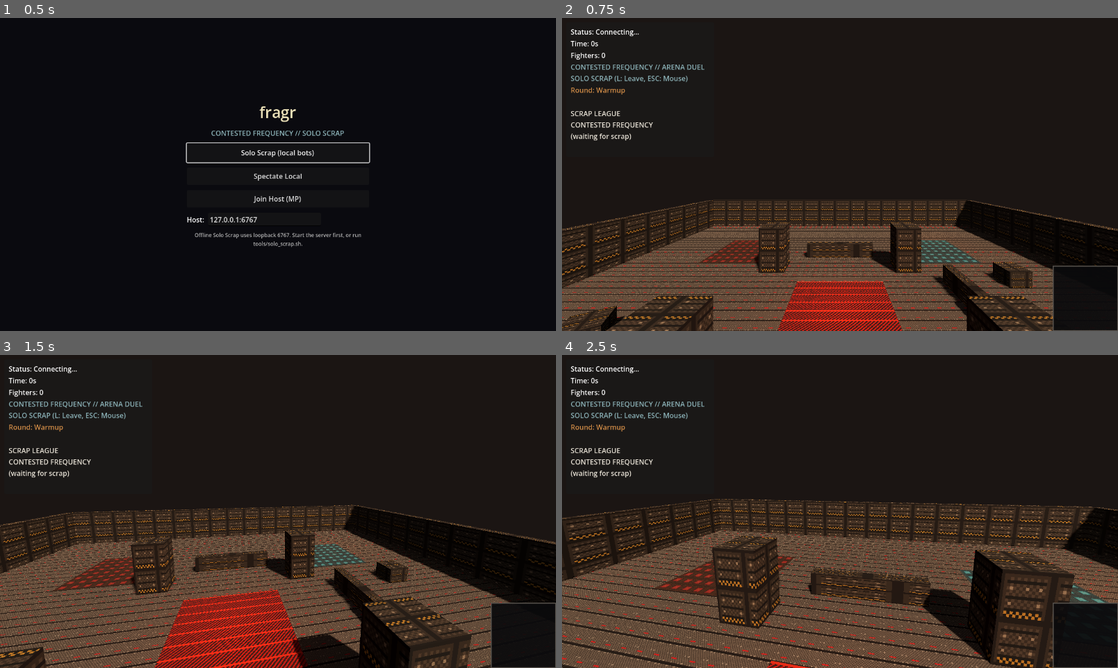
Above: before the commit, frames 1-4 (two rows, left to right).
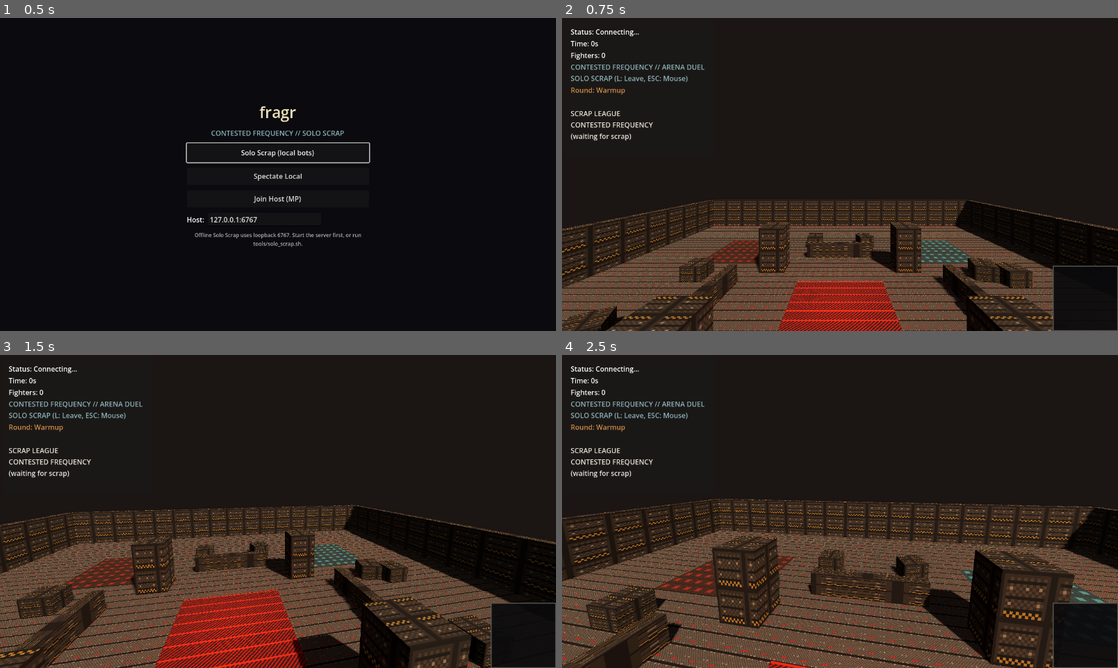
Above: after the commit, the same moments.

Repository: blisspixel/doomy
Game: Godot game, scene res://scenes/boot_menu.tscn
The game is run twice, just before and just after one commit, with the same random seed, the same clock (stepped at 60 frames per second) and the same inputs.
Inputs (mouse positions are in pixels of both pictures, inside the frame that each line leads up to):
- Up to frame 1 (0.5 s): no input
- Up to frame 2 (0.75 s): click "Solo Scrap (local bots)" at 0.5 s
- Up to frame 3 (1.5 s): tap Enter at 1.25 s; move the mouse to (305, 511) at 1.27 s; press the mouse at (305, 511) at 1.28 s; hold W (move_forward) from 1.28 s (still down)
- Up to frame 4 (2.5 s): keep holding W (move_forward); move the mouse to (812, 511) at 2.02 s; release the mouse at (812, 511) at 2.03 s; tap F (toggle_follow) at 2.1 s

Frame 1 is identical in both runs. In frame 2, 1.2% of the frame differs, in the area x 5-79%, y 68-100%; in frame 3, 2.8%; in frame 4, 3.2%, in the area x 0-66%, y 62-100%.

Commit message:
feat: arena choke geometry for Quake scrap fight lanes
Add authoritative scrap solids (pillars, N/S/E/W low walls, crate
clusters) so move and hitscan respect cover. Godot arena gains matching
symmetric chokes. Pads, Solo Scrap, and Compliance Drone stay clear.
Regenerate tip stills; tip priority is chokes NOW (health pads shipped).

Diff:
--- a/client/scenes/arena.tscn
+++ b/client/scenes/arena.tscn
@@ -238,3 +238,53 @@
 transform = Transform3D(-4.37114e-08, 0, 1, 0, 1, 0, -1, 0, -4.37114e-08, 10, 0.8, 0)
 mesh = SubResource("BoxMesh_lowwall")
 surface_material_override/0 = SubResource("StandardMaterial3D_scrap")
+
+[node name="LowWallSouth" type="MeshInstance3D" parent="."]
+transform = Transform3D(1, 0, 0, 0, 1, 0, 0, 0, 1, 0, 0.8, 10)
+mesh = SubResource("BoxMesh_lowwall")
+surface_material_override/0 = SubResource("StandardMaterial3D_scrap")
+
+[node name="LowWallWest" type="MeshInstance3D" parent="."]
+transform = Transform3D(-4.37114e-08, 0, 1, 0, 1, 0, -1, 0, -4.37114e-08, -10, 0.8, 0)
+mesh = SubResource("BoxMesh_lowwall")
+surface_material_override/0 = SubResource("StandardMaterial3D_scrap")
+
+[node name="CrateN1" type="MeshInstance3D" parent="."]
+transform = Transform3D(1, 0, 0, 0, 1, 0, 0, 0, 1, -3.5, 0.7, -14)
+mesh = SubResource("BoxMesh_crate")
+surface_material_override/0 = SubResource("StandardMaterial3D_scrap")
+
+[node name="CrateN2" type="MeshInstance3D" parent="."]
+transform = Transform3D(0.965926, 0, 0.258819, 0, 1, 0, -0.258819, 0, 0.965926, 3.5, 0.7, -14)
+mesh = SubResource("BoxMesh_crate")
+surface_material_override/0 = SubResource("StandardMaterial3D_scrap")
+
+[node name="CrateS1" type="MeshInstance3D" parent="."]
+transform = Transform3D(1, 0, 0, 0, 1, 0, 0, 0, 1, -3.5, 0.7, 14)
+mesh = SubResource("BoxMesh_crate")
+surface_material_override/0 = SubResource("StandardMaterial3D_scrap")
+
+[node name="CrateS2" type="MeshInstance3D" parent="."]
+transform = Transform3D(0.866025, 0, -0.5, 0, 1, 0, 0.5, 0, 0.866025, 3.5, 0.7, 14)
+mesh = SubResource("BoxMesh_crate")
+surface_material_override/0 = SubResource("StandardMaterial3D_scrap")
+
+[node name="CrateW1" type="MeshInstance3D" parent="."]
+transform = Transform3D(1, 0, 0, 0, 1, 0, 0, 0, 1, -14, 0.7, -5)
+mesh = SubResource("BoxMesh_crate")
+surface_material_override/0 = SubResource("StandardMaterial3D_scrap")
+
+[node name="CrateW2" type="MeshInstance3D" parent="."]
+transform = Transform3D(0.939693, 0, 0.34202, 0, 1, 0, -0.34202, 0, 0.939693, -14, 0.7, 5)
+mesh = SubResource("BoxMesh_crate")
+surface_material_override/0 = SubResource("StandardMaterial3D_scrap")
+
+[node name="CrateE1" type="MeshInstance3D" parent="."]
+transform = Transform3D(1, 0, 0, 0, 1, 0, 0, 0, 1, 14, 0.7, 5)
+mesh = SubResource("BoxMesh_crate")
+surface_material_override/0 = SubResource("StandardMaterial3D_scrap")
+
+[node name="CrateE2" type="MeshInstance3D" parent="."]
+transform = Transform3D(0.965926, 0, -0.258819, 0, 1, 0, 0.258819, 0, 0.965926, 14, 0.7, -5)
+mesh = SubResource("BoxMesh_crate")
+surface_material_override/0 = SubResource("StandardMaterial3D_scrap")
Not shown, added: client/scripts/weapon_pickup.gd.uid
Not shown, changed: docs/plans/README.md
Not shown, added: docs/plans/arena-choke-geometry.md
Not shown, changed: docs/plans/health-pads.md
Not shown, changed: docs/screenshots/01_arena_overview_16x9.png
Not shown, changed: docs/screenshots/02_spectator_hud_16x9.png
Not shown, changed: docs/screenshots/07_tip_compliance_pressure_16x9.png
Not shown, changed: docs/screenshots/08_tip_host_flash_midjoin_16x9.png
Not shown, changed: docs/screenshots/09_tip_weapons_frags_16x9.png
Not shown, changed: docs/screenshots/README.md
Not shown, changed: server/src/sim.rs
Not shown, changed: server/src/tests.rs
